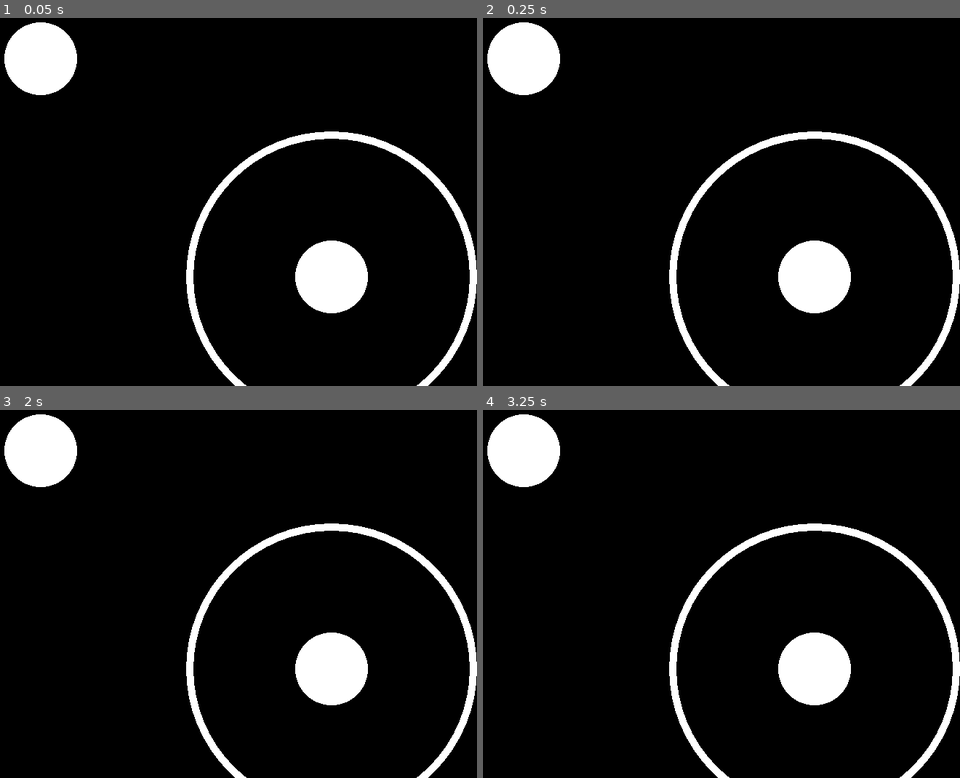
Above: before the commit, frames 1-4 (two rows, left to right).
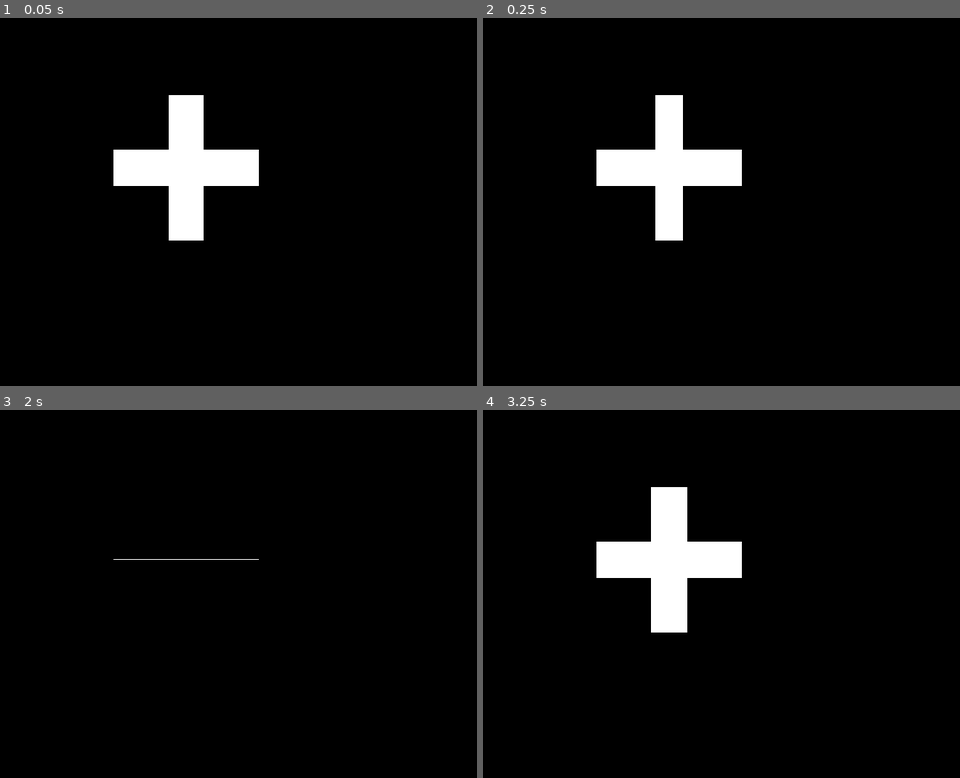
Above: after the commit, the same moments.

Repository: KowalewskajA/GdPath
Game: Godot game, scene res://Game.tscn
Same seed, same stepped clock (60 frames per second), same inputs: the game is played once before the commit and once after it. The project has no main scene, so this scene is started directly.
Inputs (mouse positions are in pixels of both pictures, inside the frame that each line leads up to):
- Up to frame 1 (0.05 s): no input
- Up to frame 2 (0.25 s): no input
- Up to frame 3 (2 s): tap Enter at 0.5 s; move the mouse to (314, 538) at 0.52 s; click (314, 538) at 0.6 s; move the mouse to (71, 582) at 1.27 s; click (71, 582) at 1.35 s
- Up to frame 4 (3.25 s): move the mouse to (726, 465) at 2.02 s; click (726, 465) at 2.1 s; tap Space at 2.75 s; move the mouse to (640, 645) at 2.77 s; click (640, 645) at 2.85 s

The runs differ from the first frame. In frame 1, 12% of the frame differs, in the area x 0-100%, y 1-100%; in frame 2, 12%; in frame 3, 7.7%; in frame 4, 12%.

Commit message:
created Cross as object including the animation

Diff:
--- a/Game.gd
+++ b/Game.gd
@@ -2,6 +2,9 @@
 
 var circle
 var hcircle
+var cross
+var timer
+var timer_counter: int = 0
 var sum: int
 var rng = RandomNumberGenerator.new()
 var pressed_since: int
@@ -11,10 +14,21 @@
 
 # Called when the node enters the scene tree for the first time.
 func _ready():
-	circle = Circle.new(200, 150, 50)
-	add_child(circle)
-	hcircle = HyperCircle.new(600, 450, 50, 10, 120)
-	add_child(hcircle)
+#	circle = Circle.new(200, 150, 50)
+#	add_child(circle)
+#	hcircle = HyperCircle.new(600, 450, 50, 10, 120)
+#	add_child(hcircle)
+	cross = Cross.new()
+	add_child(cross)
+
+#	21. Using only a for loop and one declaration of the after function inside
+#	that loop, print 10 random numbers to the screen with an interval of 0.5
+#	seconds between each print.
+#	timer = Timer.new()
+#	timer.set_autostart(true)
+#	timer.set_wait_time(0.5)
+#	timer.timeout.connect(_on_timer_timeout)
+#	add_child(timer)
 
 #	15. Suppose we have the following code:
 #	Will anything happen when mouse1 is pressed?
@@ -97,6 +111,12 @@
 func _draw():
 	pass
 
+func _on_timer_timeout():
+	if timer_counter == 9:
+		timer.queue_free()
+	print(rng.randi_range(1, 100))
+	timer_counter += 1
+
 func mouse_click():
 	print(
 		"x: " + str(rng.randi_range(0, 800)) +
--- a/Objects/Circle.gd
+++ b/Objects/Circle.gd
@@ -2,6 +2,7 @@
 
 @export var radius:float
 @export var creation_time:Dictionary
+var tween
 
 func _init(x=0, y=0, r=100):
 	position = Vector2(x, y)
@@ -10,15 +11,31 @@
 
 # Called when the node enters the scene tree for the first time.
 func _ready():
-	pass
+	tween = create_tween()
+	tween.tween_callback(self._on_tween_finished)
 
 # Called every frame. 'delta' is the elapsed time since the previous frame.
 func _process(delta):
-	#queue_redraw()
-	pass
+	queue_redraw()
 
 func _draw():
 	draw_circle(Vector2(0, 0), radius, Color.WHITE)
+
+func _on_tween_finished():
+	if self.radius == 100:
+		# print("to 50")
+		tween = create_tween()
+		tween.set_ease(Tween.EASE_IN_OUT)
+		tween.set_trans(Tween.TRANS_ELASTIC)
+		tween.tween_property(self, "radius", 50, 2)
+		tween.finished.connect(_on_tween_finished)
+	else:
+		# print("to 100")
+		tween = create_tween()
+		tween.set_ease(Tween.EASE_IN_OUT)
+		tween.set_trans(Tween.TRANS_ELASTIC)
+		tween.tween_property(self, "radius", 100, 2)
+		tween.finished.connect(_on_tween_finished)
 
 #Create a Circle class that receives x, y and radius arguments in its constructor,
 #has x, y, radius and creation_time attributes and has update and draw methods.
--- /dev/null
+++ b/Objects/Cross.gd
@@ -0,0 +1,59 @@
+class_name Cross extends Node2D
+
+var rect_1:Rect2
+var rect_2:Rect2
+var tween:Tween
+
+#Using only the tween function, tween the w attribute of the first rectangle
+#over 1 second using the in-out-cubic tween mode. After that is done, tween
+#the h attribute of the second rectangle over 1 second using the in-out-cubic
+#tween mode. After that is done, tween both rectangles back to their original
+#attributes over 2 seconds using the in-out-cubic tween mode.
+
+# Rect2 ( float x, float y, float width, float height )
+
+func _init(r1=Rect2(400, 300, 50, 200), r2=Rect2(400, 300, 200, 50)):
+	rect_1 = r1
+	rect_2 = r2
+
+# Called when the node enters the scene tree for the first time.
+func _ready():
+	tween = create_tween()
+	tween.set_ease(Tween.EASE_IN_OUT)
+	tween.set_parallel(true)
+	tween.tween_method(change_width.bind("rect_1"), 50, 0, 1)
+	tween.tween_method(change_height.bind("rect_2"),50, 0, 1).set_delay(1.0)
+	tween.tween_method(change_width.bind("rect_1"), 0, 50, 1).set_delay(2.0)
+	tween.tween_method(change_height.bind("rect_2"),0, 50, 1).set_delay(2.0)
+
+# Called every frame. 'delta' is the elapsed time since the previous frame.
+func _process(delta):
+	queue_redraw()
+
+func _draw():
+	draw_rect(
+		create_printable_rect(rect_1), Color.WHITE
+	)
+	draw_rect(
+		create_printable_rect(rect_2), Color.WHITE
+	)
+
+func create_printable_rect(r:Rect2):
+	return Rect2(
+		r.position.x - r.size.x/2,
+		r.position.y - r.size.y/2,
+		r.size.x,
+		r.size.y
+	)
+
+func change_width(val:int, r:String):
+	if r == "rect_1":
+		rect_1.size = Vector2(val, rect_1.size.y)
+	else:
+		rect_2.size = Vector2(val, rect_2.size.y)
+
+func change_height(val:int, r:String):
+	if r == "rect_1":
+		rect_1.size = Vector2(rect_1.size.x, val)
+	else:
+		rect_2.size = Vector2(rect_2.size.x, val)
